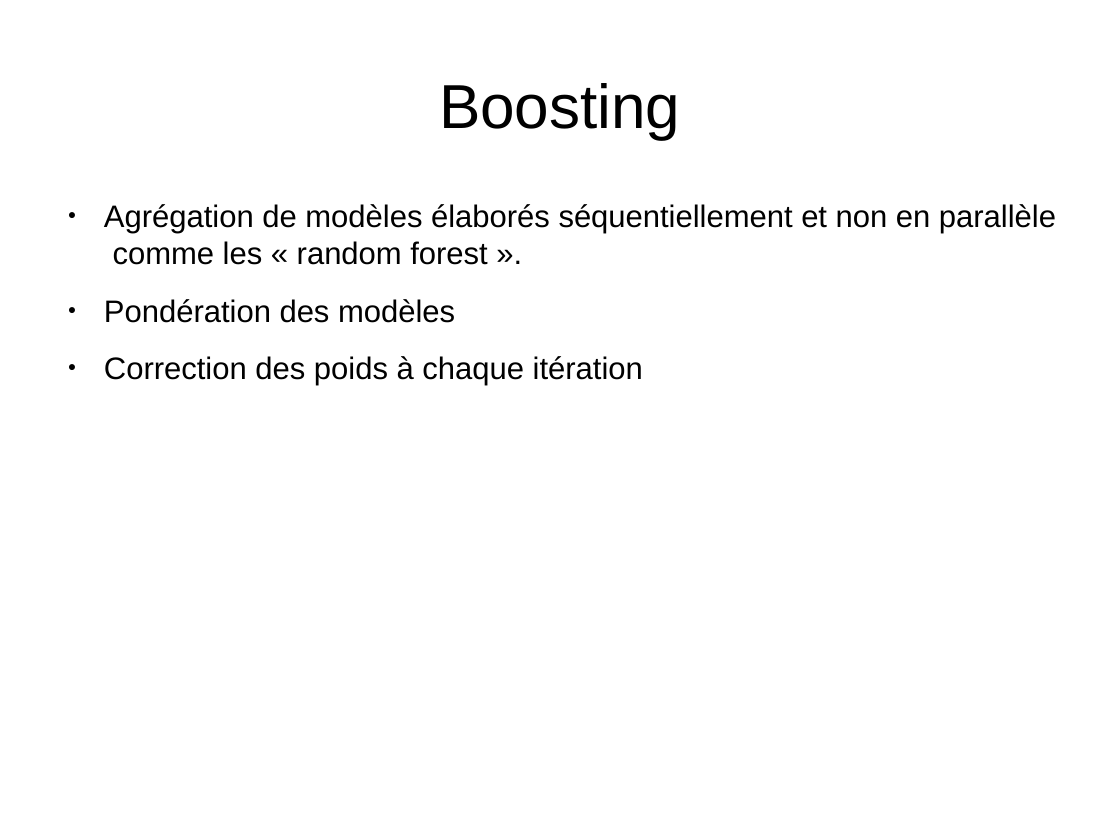
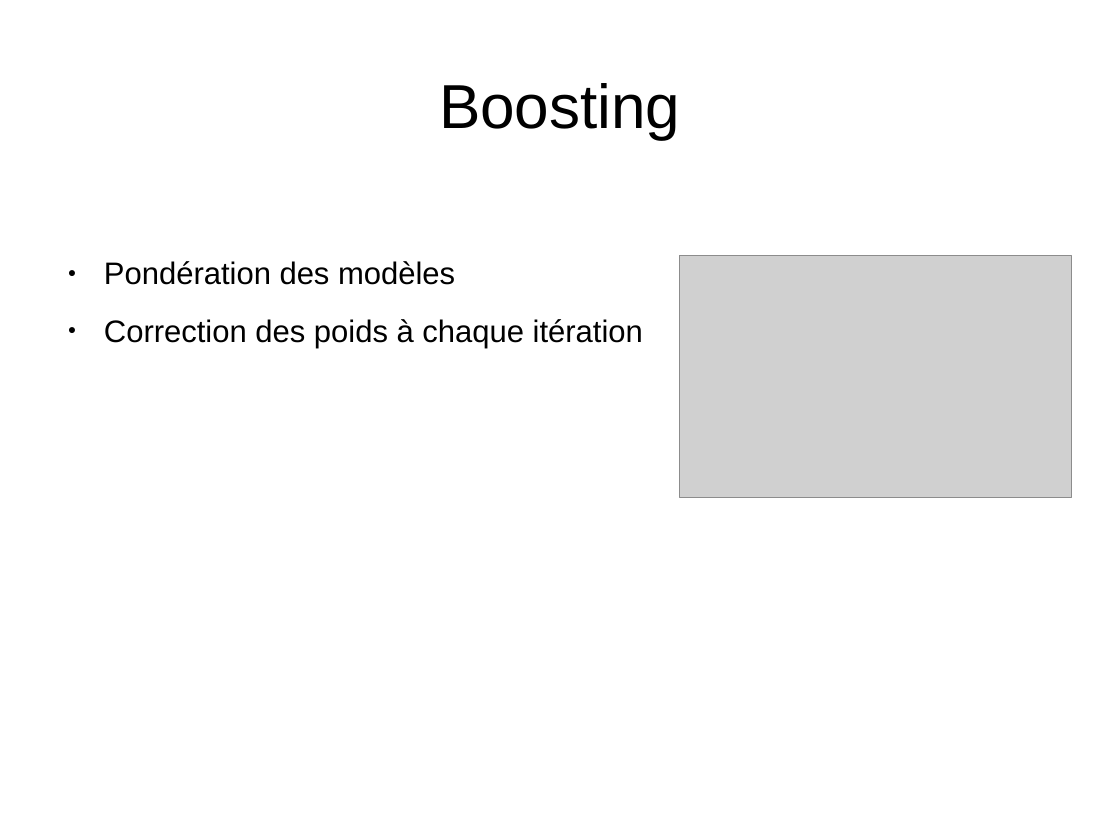
Before and after one commit to kad15/GBM, a slide deck: slide 5 of GBM_kad.odp (slide 4 before the commit). Drawn at 1120x840 pixels with LibreOffice and Linux fonts; fonts in the diff are those of the drawing; grey boxes stand for pictures; background and template pictures are left out. Boxes give left, top, right and bottom in pixels: in the first picture for what was removed or moved away, otherwise in the second. Text is boxed around its words. In the diff, an @@ line names an element or a change of style, - is before the commit and + after.

```diff
--- a/GBM_kad.odp
+++ b/GBM_kad.odp
@@ text at (x1=104, y1=204, x2=1056, y2=265): paragraph removed @@
-● Agrégation de modèles élaborés séquentiellement et non en parallèle comme les « random forest ».
@@ picture added at (x1=680, y1=256, x2=1072, y2=498) @@
```
Also in this commit, not shown: 2 other slides changed, 4 slides added.
